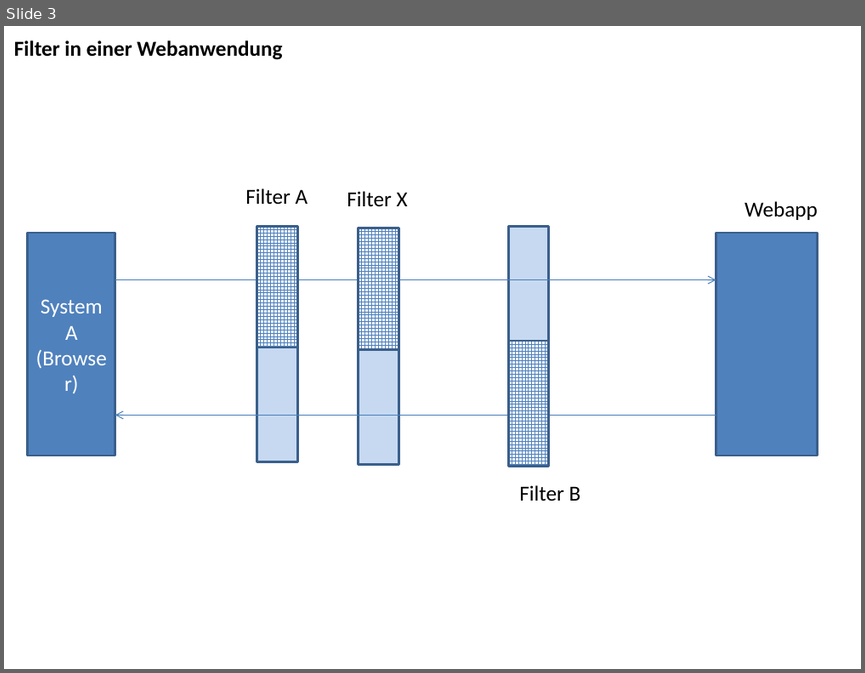
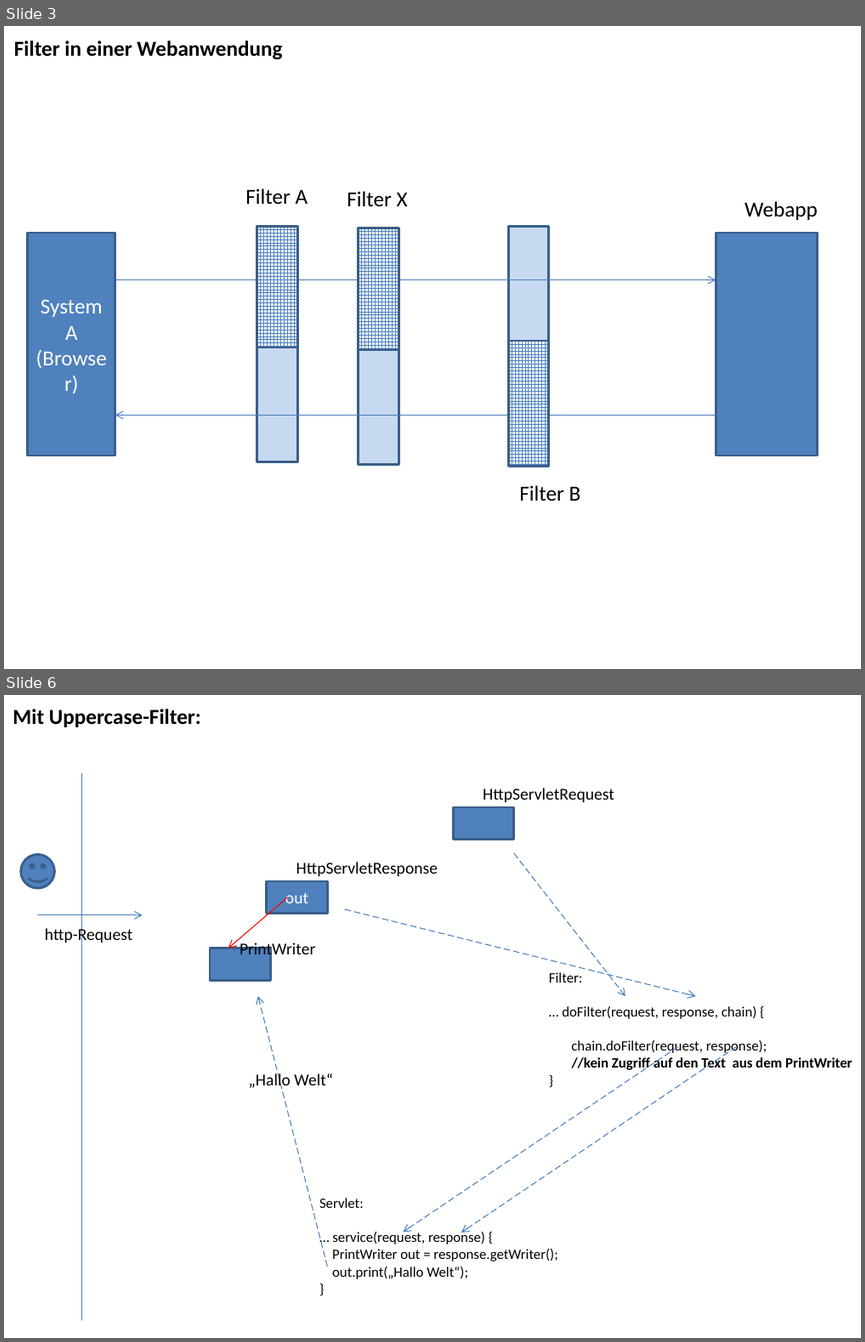
Before and after one commit to ccjavad/wcd_114058, a slide deck: Diagramme/Filter.pptx. Shown one above the other, each under a label of ours: slide 3 before the commit, slides 3 and 6 after it; the slides between them are not shown. The pictures are 865x673 and 865x1342 pixels, drawn with LibreOffice and Linux fonts; fonts in the diff are those of the drawing. Boxes give left, top, right and bottom in pixels: in the first picture for what was removed or moved away, otherwise in the second. Text is boxed around its words. In the diff, an @@ line names an element or a change of style, - is before the commit and + after.

```diff
--- a/Diagramme/Filter.pptx
+++ b/Diagramme/Filter.pptx
@@ slide 6 added at (x1=4, y1=695, x2=861, y2=1338), background #FFFFFF @@
@@ text added at (x1=12, y1=709, x2=201, y2=727), 18 pt, text #000000, bold @@
+Mit Uppercase-Filter:
@@ line added from (82, 774) to (82, 1320), #4B7EBC 0.75 pt @@
@@ text added at (x1=483, y1=788, x2=614, y2=802), 14 pt, text #000000 @@
+HttpServletRequest
@@ rectangle added at (x1=453, y1=807, x2=514, y2=839), fill #4F81BD, outline #3A5F8C 2 pt @@
@@ smiley face added at (x1=21, y1=854, x2=54, y2=888), fill #4F81BD, outline #3A5F8C 2 pt @@
@@ text added at (x1=296, y1=862, x2=438, y2=876), 14 pt, text #000000 @@
+HttpServletResponse
@@ arrow added from (514, 853) to (625, 996), #4B7EBC 0.75 pt dashed @@
@@ arrow added from (288, 897) to (228, 947), #FF0000 0.75 pt @@
@@ rectangle added at (x1=266, y1=881, x2=327, y2=913), fill #4F81BD, outline #3A5F8C 2 pt, 14 pt, text #FFFFFF @@
+out
@@ arrow added from (37, 915) to (142, 915), #4B7EBC 0.75 pt @@
@@ arrow added from (345, 909) to (695, 996), #4B7EBC 0.75 pt dashed @@
@@ text added at (x1=45, y1=926, x2=132, y2=945), 14 pt, text #000000 @@
+http-Request
@@ rectangle added at (x1=210, y1=947, x2=270, y2=980), fill #4F81BD, outline #3A5F8C 2 pt @@
@@ text added at (x1=239, y1=942, x2=315, y2=959), 14 pt, text #000000 @@
+PrintWriter
@@ text added at (x1=549, y1=972, x2=851, y2=1072), 12 pt, text #000000 @@
+Filter:
+… doFilter(request, response, chain) {
+chain.doFilter(request, response);
+//kein Zugriff auf den Text aus dem PrintWriter
+}
@@ arrow added from (327, 1265) to (257, 996), #4B7EBC 0.75 pt dashed @@
@@ arrow added from (677, 1046) to (404, 1231), #4B7EBC 0.75 pt dashed @@
@@ arrow added from (736, 1046) to (461, 1232), #4B7EBC 0.75 pt dashed @@
@@ text added at (x1=249, y1=1072, x2=333, y2=1089), 14 pt, text #000000 @@
+„Hallo Welt“
@@ text added at (x1=319, y1=1197, x2=557, y2=1279), 12 pt, text #000000 @@
+Servlet:
+… service(request, response) {
+PrintWriter out = response.getWriter();
+out.print(„Hallo Welt“);
+}
```
Also in this commit, not shown: 3 other slides added, 12 other files.
